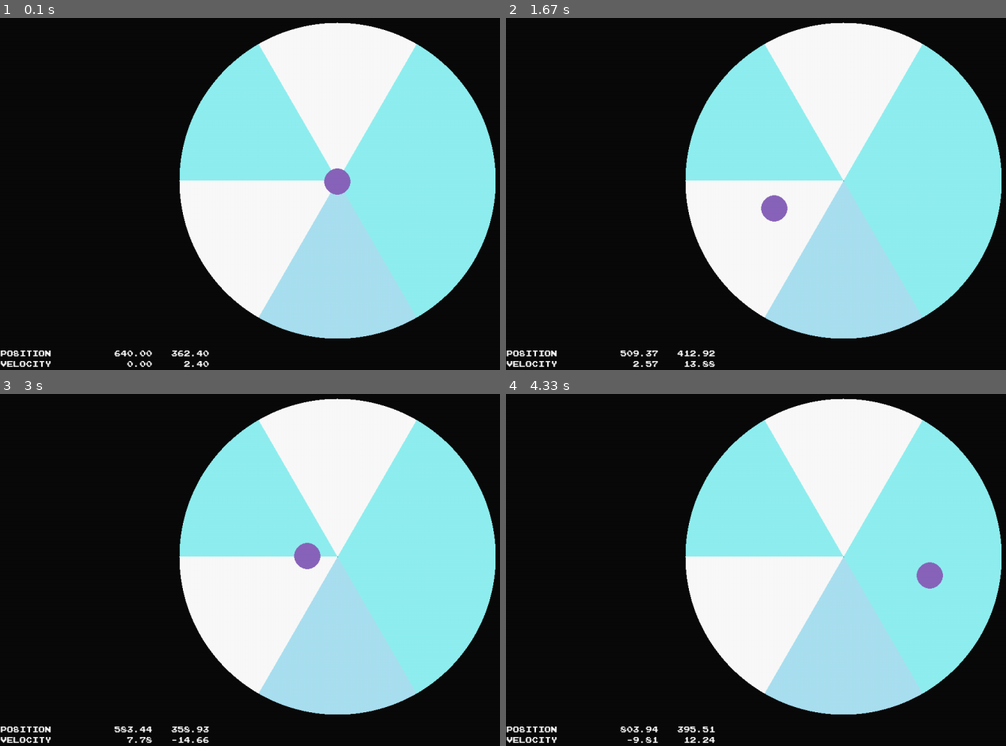
Above: before the commit, frames 1-4 (two rows, left to right).
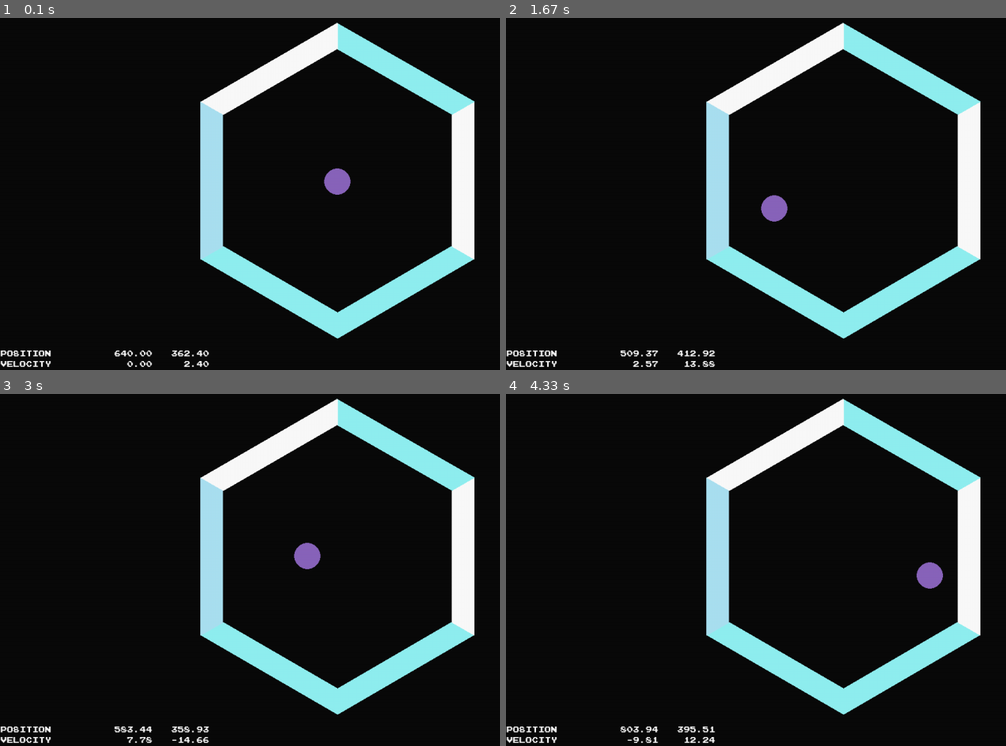
Above: after the commit, the same moments.

Repository: jwannamaker/PolyBounce
Game: pygame game, started from main.py
Two runs of this game, one before a commit and one after it. Both use one fixed random seed, a clock stepped at 60 frames per second and the inputs below.
Inputs:
- Up to frame 1 (0.1 s): no input
- Up to frame 2 (1.67 s): hold D 0.33-0.8 s; hold W 0.83-1.13 s; hold D 1.17-1.63 s
- Up to frame 3 (3 s): hold A 1.67-2.2 s; hold S 2.23-2.53 s; hold A 2.57-2.97 s
- Up to frame 4 (4.33 s): hold W 3-3.37 s; hold D 3.4-4.03 s; hold S from 4.07 s (still down)

The runs differ from the first frame. In frame 1, 42% of the frame differs, in the area x 35-100%, y 1-92%; in frame 2, 42%; in frame 3, 42%; in frame 4, 42%.

Commit message:
Got it all fixed! Now each side of the polygon ring is a different color! Now I'm going to move on to making sure that no two colrs are next to each other. Which will most likely mean organizing my data for each side/segment better. I'll need to do that in order to rotate both the image in pygame and the segments in pymunk. I wonder if there's a way to 'clamp' these two together?
I'm so happy! I took a screenshot of the game how it looks currently
because I'm so pleased. I'll upload it to the repo

Diff:
--- a/polygon.py
+++ b/polygon.py
@@ -11,11 +11,10 @@
         pygame (pygame.sprite.Sprite): base class
     '''
 
-    def __init__(self, space, radius, N, wall_thickness=50, color=random.choice(list(PALLETE.values()))):
+    def __init__(self, space, radius, N, wall_thickness=50):
         super().__init__()
         self.radius = radius
         self.N = N
-        self.color = color
         self.wall_thickness = wall_thickness
         self.inner_radius = self.radius - self.wall_thickness
 
@@ -82,7 +81,7 @@
         '''
             Draw the ring according to the position of the polygon.
         '''
-        pygame.draw.polygon(self.image, RING_PALLETE['white'], self.vertices)
+        pygame.draw.polygon(self.image, RING_PALLETE['cyan'], self.vertices)
         pygame.draw.polygon(self.image, (0, 0, 0), self.inner_vertices)
 
     def draw(self, surface):
@@ -96,13 +95,15 @@
             different color. The arc is drawn in CCW direction from the start angle
             to the end angle.
         '''
-        start_angle = 0
-        stop_angle = self.theta
-        for i in range(1, self.N + 1):
+        start_angle = 1.5 * np.pi
+        stop_angle = start_angle + self.theta
+        arc_surface = self.image.subsurface((0, 0, 600, 600))
+        for _ in range(self.N):
             r_color = random.choice(list(RING_PALLETE.values()))
             start_angle += self.theta
             stop_angle += self.theta
-            pygame.draw.arc(self.image, r_color, (0, 0, 600, 600), start_angle, stop_angle, self.radius - 1)
+            pygame.draw.arc(arc_surface, r_color, (0, 0, 600, 600), start_angle, stop_angle, self.radius)
+        arc_surface.blit(self.mask.to_surface(), (0, 0), None, pygame.BLEND_RGBA_MULT)
 
 
     def get_closest_side(self, point):
